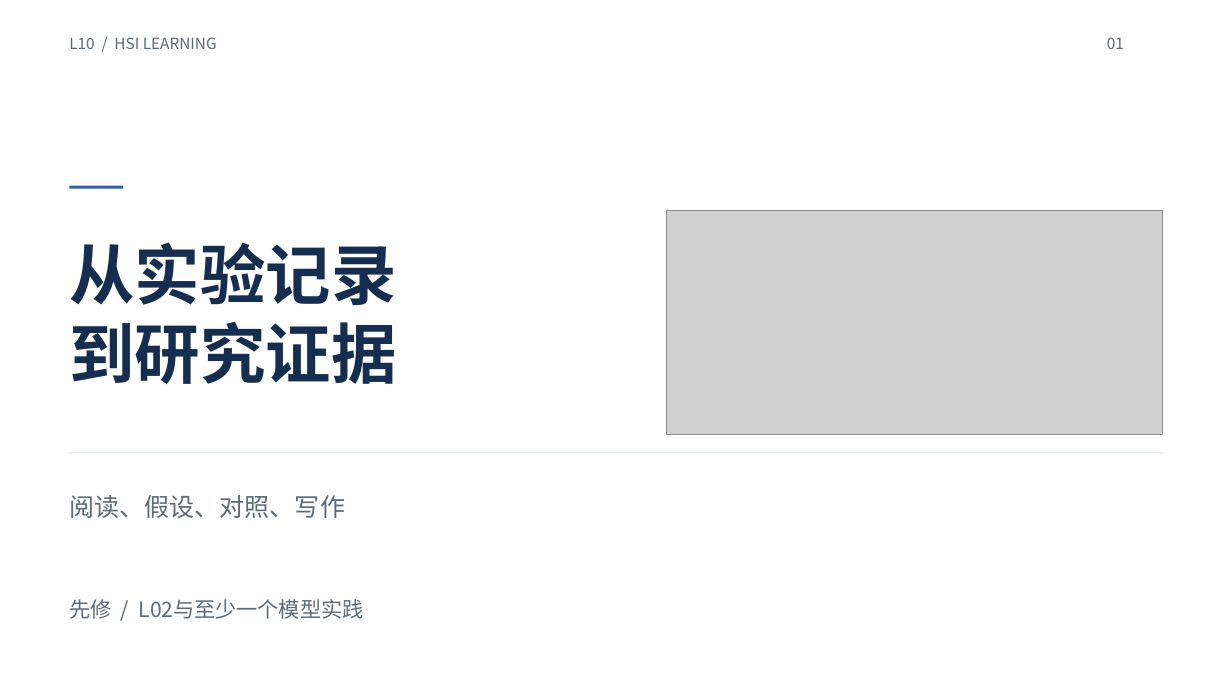
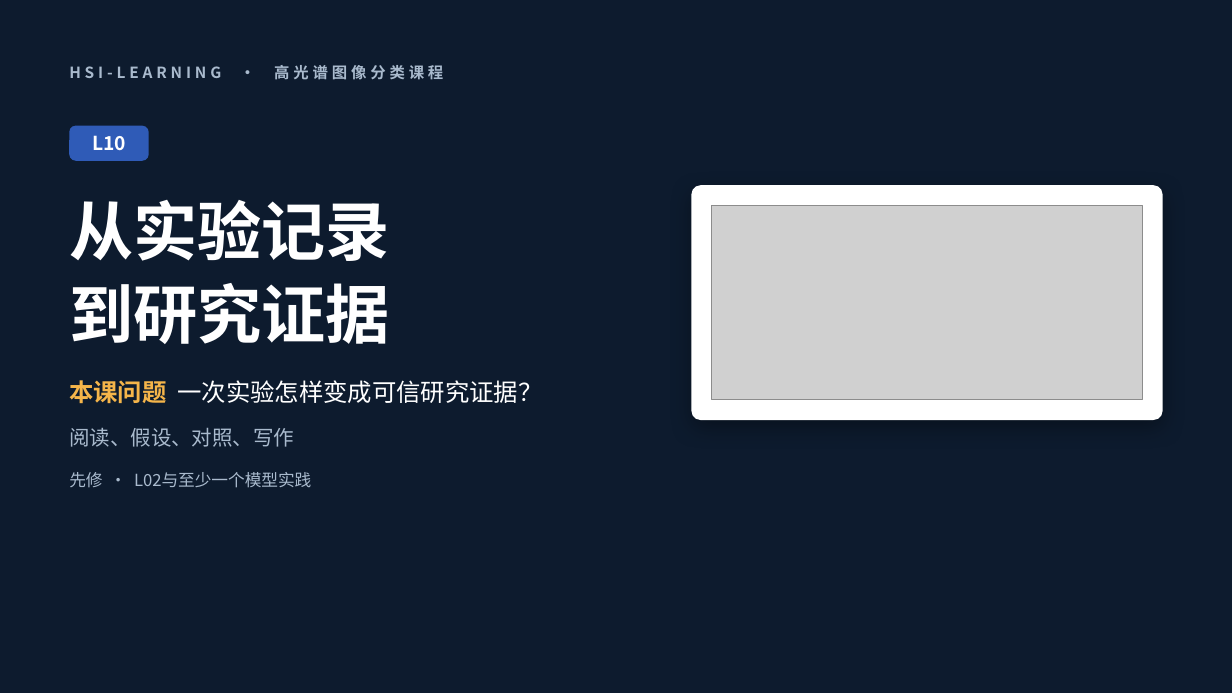
Before and after one commit to masskx/HSI-Learning, a slide deck: slide 1 of slides/decks/L10-research.pptx. Drawn at 1232x693 pixels with LibreOffice and Linux fonts; fonts in the diff are those of the drawing; grey boxes stand for pictures; background and template pictures are left out. Boxes give left, top, right and bottom in pixels: in the first picture for what was removed or moved away, otherwise in the second. Text is boxed around its words. In the diff, an @@ line names an element or a change of style, - is before the commit and + after.

```diff
--- a/slides/decks/L10-research.pptx
+++ b/slides/decks/L10-research.pptx
@@ background #FFFFFF to #0D1B2E @@
@@ text removed at (69,37,217,49) @@
-L10 / HSI LEARNING
@@ text removed at (1107,37,1124,49) @@
-01
@@ text added at (69,65,443,80), 12 pt, text #A9BACD, bold @@
+HSI-LEARNING · 高光谱图像分类课程
@@ rounded rectangle added at (69,126,149,161), fill #2F5BB7 @@
@@ text added at (92,135,126,150), 15 pt, text #FFFFFF, bold @@
+L10
@@ rectangle removed at (69,186,123,189) @@
@@ title added at (69,200,390,344), 50 pt, text #FFFFFF, bold @@
+从实验记录
+到研究证据
@@ rounded rectangle added at (691,185,1163,420), fill #FFFFFF @@
@@ picture: place and size @@
-picture at (666,211,1164,434)
+picture at (712,205,1142,399)
@@ text at (69,380,543,404): text changed; size 51 to 19 pt; text colour #152E50 to #FFFFFF; bold off @@
-从实验记录
-到研究证据
+本课问题 一次实验怎样变成可信研究证据？
@@ text "本课问题 一次实验怎样变成可信研究证据？" at (69,380,543,404): vertical alignment middle to top @@
@@ text "阅读、假设、对照、写作": place and size @@
-text "阅读、假设、对照、写作" at (69,495,345,518)
+text "阅读、假设、对照、写作" at (69,428,294,447)
@@ text "阅读、假设、对照、写作" at (69,428,294,447): size 19.5 to 16 pt, text colour #5C6B7A to #A9BACD; vertical alignment middle to top @@
@@ text "先修 · L02与至少一个模型实践" at (69,472,311,488): vertical alignment middle to top @@
@@ text at (69,472,311,488): text changed; size 16.5 to 13 pt; text colour #5C6B7A to #A9BACD @@
-先修 / L02与至少一个模型实践
+先修 · L02与至少一个模型实践
@@ rectangle removed at (69,453,1163,454) @@
```
Also in this commit, not shown: 11 other slides changed, 20 other files.
